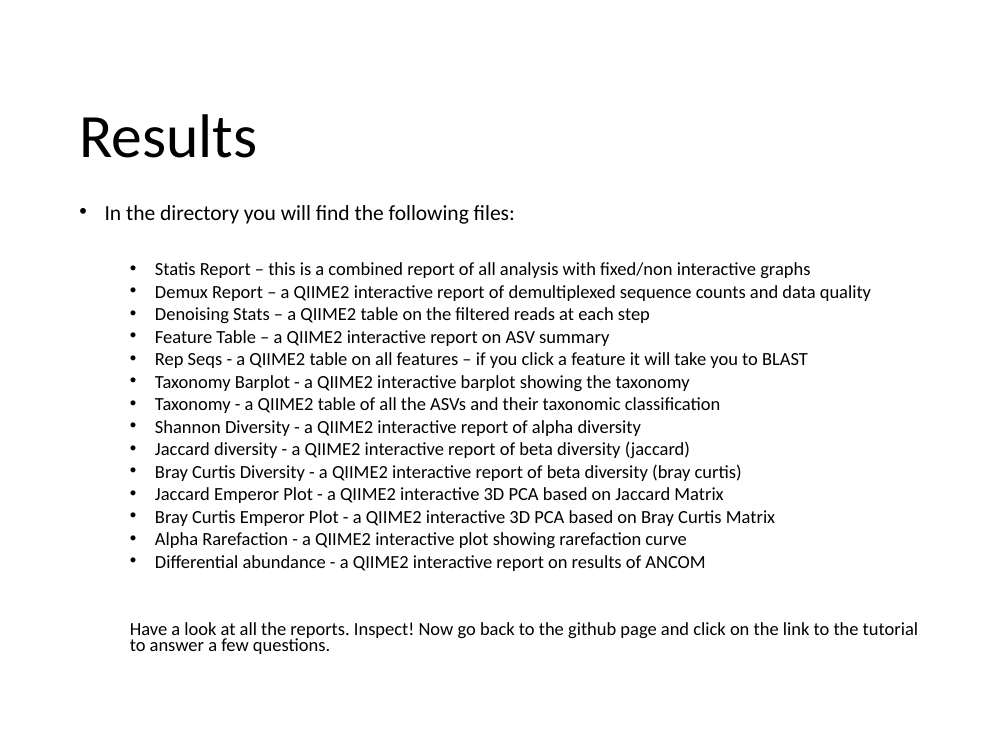
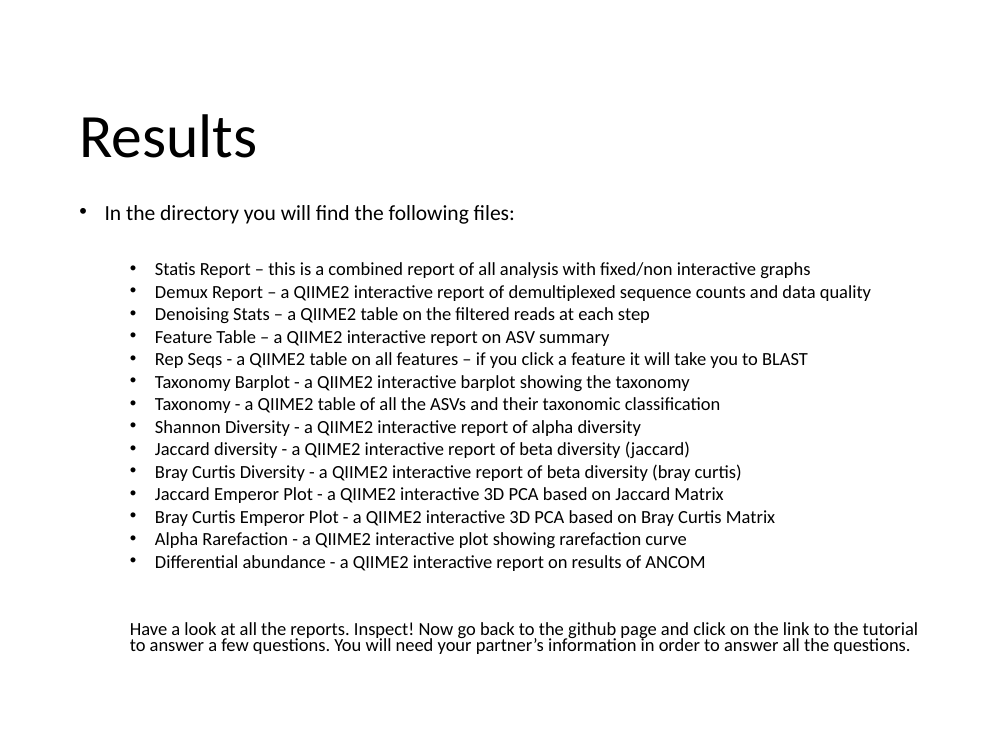
Before and after one commit to zajacn/metagenomics_course_FGCZ, a slide deck: slide 7 of QIIME2.pptx. Drawn at 1008x756 pixels with LibreOffice and Linux fonts; fonts in the diff are those of the drawing; background and template pictures are left out. Boxes give left, top, right and bottom in pixels: in the first picture for what was removed or moved away, otherwise in the second. Text is boxed around its words. In the diff, an @@ line names an element or a change of style, - is before the commit and + after.

Commit message:
add another day2 tutorial

```diff
--- a/QIIME2.pptx
+++ b/QIIME2.pptx
@@ text at bbox=[130, 622, 918, 654]: text changed @@
-  Have a look at all the reports. Inspect! Now go back to the github page and click on the link to the tutorial to answer a few questions.
+  Have a look at all the reports. Inspect! Now go back to the github page and click on the link to the tutorial to answer a few questions. You will need your partner’s information in order to answer all the questions.
```
Also in this commit, not shown: 2 other slides changed, 2 other files.
